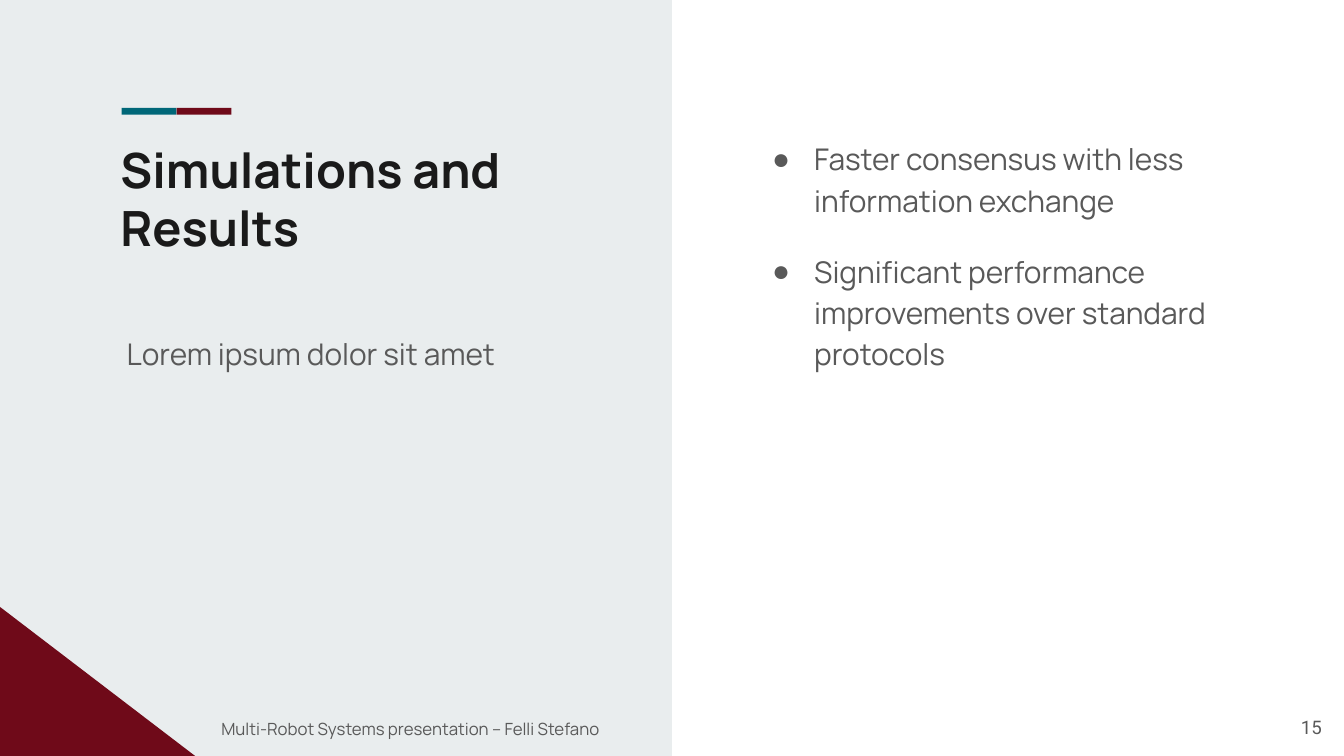
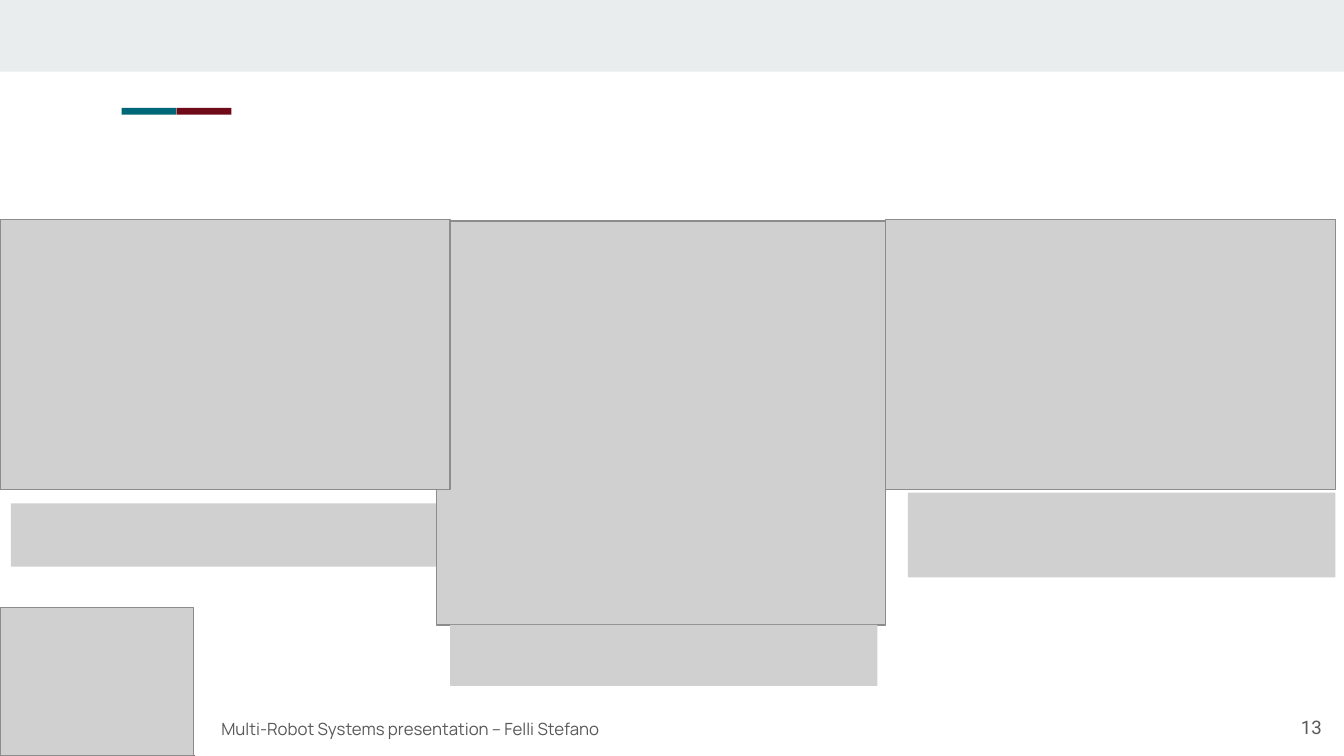
Before and after one commit to StefanoF00/CAMS_distributed_consensus_protocol, a slide deck: slide 13 of CAMS_Presentation.pptx (slide 15 before the commit). Drawn at 1344x756 pixels with LibreOffice and Linux fonts; fonts in the diff are those of the drawing; grey boxes stand for pictures; background and template pictures are left out. Boxes give left, top, right and bottom in pixels: in the first picture for what was removed or moved away, otherwise in the second. Text is boxed around its words. In the diff, an @@ line names an element or a change of style, - is before the commit and + after.

Commit message:
Updated pptx

```diff
--- a/CAMS_Presentation.pptx
+++ b/CAMS_Presentation.pptx
@@ rectangle removed at (0,0,672,755) @@
@@ rectangle added at (0,0,1344,71), fill #E9EDEE @@
@@ text removed at (814,148,1206,372) @@
-● Faster consensus with less information exchange
-● Significant performance improvements over standard protocols
@@ title removed at (120,152,500,247) @@
-Simulations and Results
@@ picture added at (0,219,450,489) @@
@@ picture added at (437,220,886,625) @@
@@ picture added at (886,219,1336,489) @@
@@ subtitle removed at (127,343,495,372) @@
-Lorem ipsum dolor sit amet
@@ picture added at (11,504,439,567) @@
@@ picture added at (907,493,1335,578) @@
@@ picture added at (0,607,194,755) @@
@@ picture added at (450,625,878,685) @@
@@ page number at (1301,720,1322,734): text changed @@
-15
+13
```
Also in this commit, not shown: 1 other slide changed, 3 slides removed, 1 other file.
